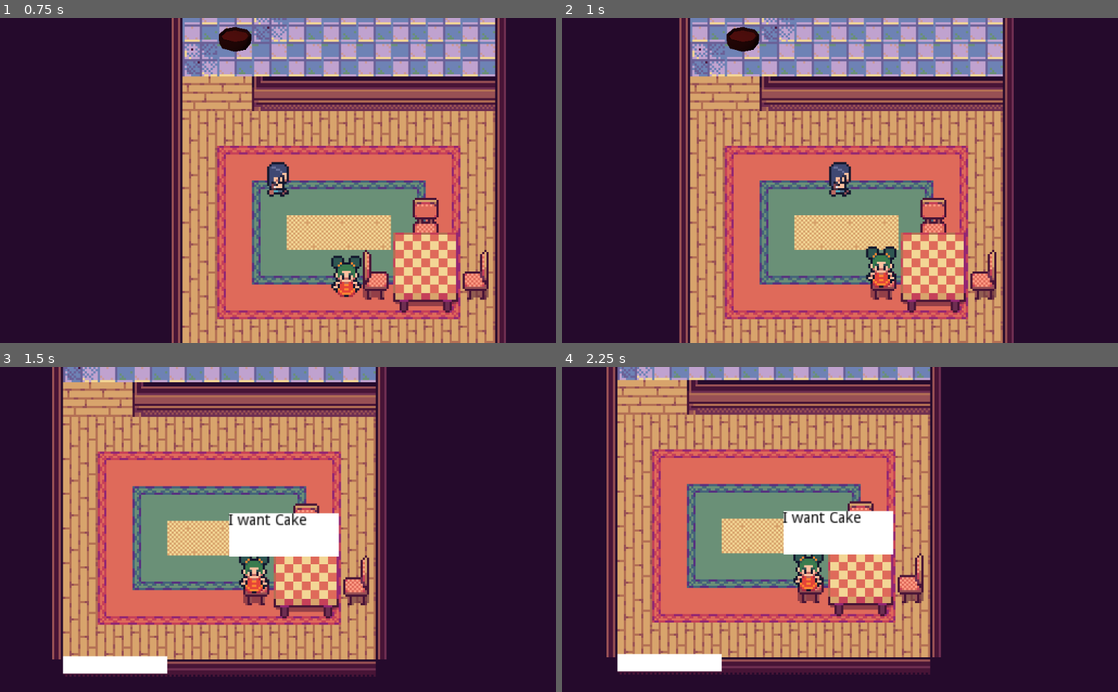
Above: before the commit, frames 1-4 (two rows, left to right).
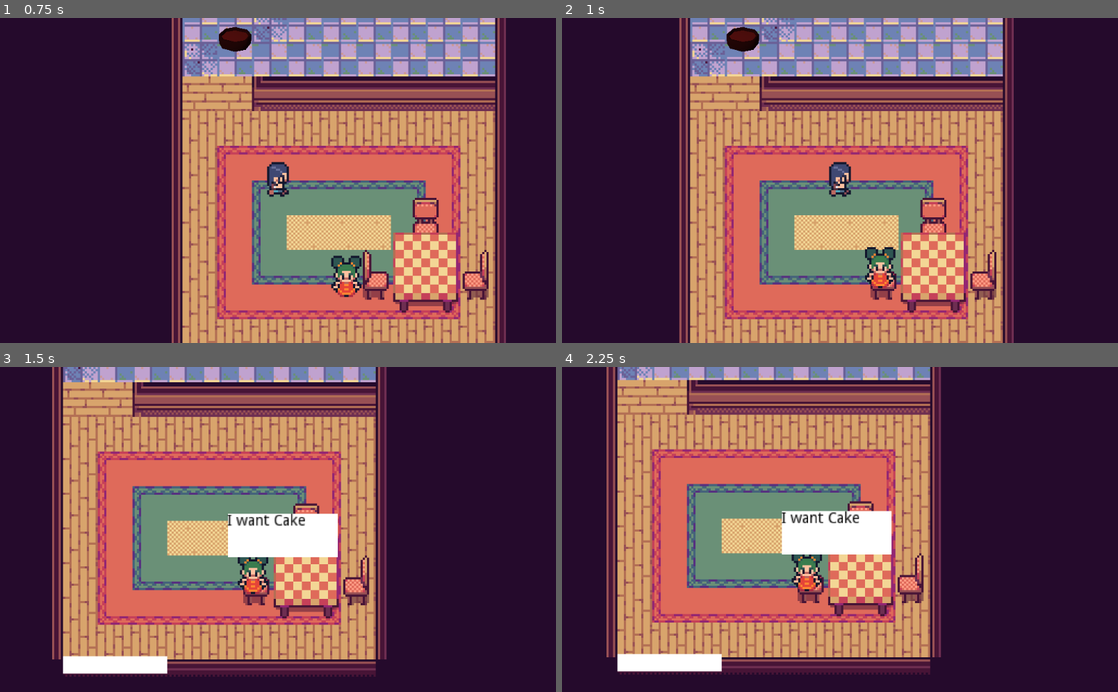
Above: after the commit, the same moments.

Repository: JoeMBlair/cafe_game
Game: Godot game, scene res://main.tscn
Same seed, same stepped clock (60 frames per second), same inputs: the game is played once before the commit and once after it.
Inputs:
- Up to frame 1 (0.75 s): tap Enter (interact) at 0.5 s; hold D (move_right) from 0.53 s (still down); tap M (eat) at 0.6 s
- Up to frame 2 (1 s): keep holding D (move_right); tap Enter (interact) at 0.8 s
- Up to frame 3 (1.5 s): release D (move_right) at 1.28 s; hold S (move_down) from 1.28 s (still down); tap Enter (interact) at 1.35 s
- Up to frame 4 (2.25 s): tap M (eat) at 1.55, 2.1 s; tap Space at 2 s; release S (move_down) at 2.03 s; hold D (move_right) from 2.03 s (still down)

Frame 1 is identical in both runs. In frame 2, 0.3% of the frame differs, in the area x 54-61%, y 70-84%; in frame 3, 0.8%, in the area x 40-61%, y 44-70%; in frame 4, 0.7%.

Commit message:
Refactored customer AI code to be more readable. Added more placeable table locations.

Diff:
--- /dev/null
+++ b/cafe/door/door.gd
@@ -0,0 +1,17 @@
+extends Area2D
+
+onready var scene = load("res://customer/customer.tscn")
+
+func _ready():
+
+	pass
+
+func _process(delta):
+	debug()
+
+
+func debug():
+	if Input.is_action_just_pressed("Debug"):
+		var instance = scene.instance()
+		add_child(instance)
+		instance.global_position = self.global_position
--- /dev/null
+++ b/cafe/door/door.tscn
@@ -0,0 +1,28 @@
+[gd_scene load_steps=3 format=2]
+
+[ext_resource path="res://cafe/door/door.gd" type="Script" id=1]
+
+[sub_resource type="RectangleShape2D" id=1]
+extents = Vector2( 48, 10 )
+
+[node name="Door" type="Area2D" groups=[
+"Door",
+]]
+position = Vector2( 432, 598 )
+script = ExtResource( 1 )
+__meta__ = {
+"_edit_group_": true
+}
+
+[node name="ColorRect" type="ColorRect" parent="."]
+margin_left = -32.0
+margin_top = -57.0
+margin_right = 64.0
+margin_bottom = -41.0
+__meta__ = {
+"_edit_use_anchors_": false
+}
+
+[node name="CollisionShape2D" type="CollisionShape2D" parent="."]
+position = Vector2( 16, -47 )
+shape = SubResource( 1 )
--- a/customer/customer.gd
+++ b/customer/customer.gd
@@ -1,5 +1,6 @@
 extends KinematicBody2D
 
+var state = "idle"
 var chairs
 var seated = false
 var chosen_chair
@@ -18,45 +19,47 @@
 var door
 var at_home = false
 
-# Declare member variables here. Examples:
-# var a = 2
-# var b = "text"
+func debug():
+	if Input.is_action_just_pressed("Debug"):
+		pass
 
 
-# Called when the node enters the scene tree for the first time.
 func _ready():
 	chairs = get_tree().get_nodes_in_group("Chair")
 	choose_chair()
+	state = "goto_chair"
+
 
 func _process(delta):
-	if Input.is_action_just_pressed("Debug"):
-		pass
-	if seated and not ordered:
+	if state == "goto_chair":
+		if goto_location(chosen_chair):
+			state = "seated"
+	elif state == "seated":
 		var bodies = $DetectorPlayer.get_overlapping_bodies()
 		for body in bodies:
 			if body.name == "Table":
 				table = body
 				break
 		order()
-		print(table.name)
-	if not seated:
-		if chosen_chair.in_use != self:
-			choose_chair()
-		goto_seat()
-
-	if ordered:
-		if table.held_item != null and not eaten:
+	elif state == "ordered":
+		if table.held_item != null and not $EatTimer.time_left:
 			if table.held_item.food_name == item_chosen:
-				$SpeechBubble.visible = true
-				$Speech.text = "Thank you!"
-				eaten = true
+				talk("Thank you!")
 				$EatTimer.start()
+				print($EatTimer.paused)
 			else:
+				talk("That's not what I ordered.")
 				$SpeechBubble.visible = true
 				$Speech.text = "That's not what I ordered."
-	if eaten and not at_home:
-		go_home()
+	elif state == "ate":
+			if go_home():
+				self.queue_free()
 
+
+func talk(phrase):
+	$SpeechBubble.visible = true
+	$Speech.visible = true
+	$Speech.text = phrase
 
 func choose_chair():
 	if not chosen_chair:
@@ -71,6 +74,16 @@
 	chosen_chair = closet_chair
 	closet_chair.in_use = self
 
+func goto_location(object):
+	vector2vector = object.global_position - self.global_position
+	direction = vector2vector.normalized()
+	velocity = direction * speed
+	velocity = move_and_slide(velocity)
+	if abs(vector2vector.y) > 1:
+		return false
+	else:
+		return true
+
 
 func goto_seat():
 	if not seated:
@@ -83,15 +96,13 @@
 	randomize()
 	item_chosen = menu[rand_range(0, menu.size())]
 	print(item_chosen)
-	ordered = true
-	pass
+	state = "ordered"
 
 func eat():
-#	yield(get_tree().create_timer(3), "timeout")
 	pick_up(table.remove_item())
 	$AnimationPlayer.play("eat")
 	held_item.get_node("AnimationPlayer").play("eat")
-	eaten = true
+	state = "eaten"
 
 func pick_up(item):
 	if not item:
@@ -108,29 +119,26 @@
 	if not door:
 		seated = false
 		door = get_tree().get_nodes_in_group("Door")
-	vector2vector = door[0].global_position - self.global_position
-	direction = vector2vector.normalized()
-	velocity = direction * speed
-	velocity = move_and_slide(velocity)
+	if not goto_location(door[0]):
+		return false
+	else:
+		return true
 
 
 
 
 
-func _on_DetectorChair_area_entered(area):
-	if area.is_in_group("SitPoint"):
-		seated = true
-		self.global_position = area.global_position
+#func _on_DetectorChair_area_entered(area):
+#	if area.is_in_group("SitPoint"):
+#		state = "seated"
+#		self.global_position = area.global_position
 
 
 func _on_DetectorPlayer_body_entered(body):
 	if body.is_in_group("Player"):
-		if ordered:
-			$SpeechBubble.visible = true
-			$Speech.visible = true
-			$Speech.text = "I want %s" % item_chosen
+		if state == "ordered":
+			talk(String("I want %s" % item_chosen))
 		player_in_range = true
-		print("Player in range: %s" % player_in_range)
 
 
 func _on_DetectorPlayer_body_exited(body):
@@ -138,7 +146,6 @@
 		$SpeechBubble.visible = false
 		$Speech.visible = false
 		player_in_range = false
-		print("Player in range: %s" % player_in_range)
 
 
 func _on_EatTimer_timeout():
@@ -146,10 +153,10 @@
 		eaten = false
 	else:
 		eat()
-	pass # Replace with function body.
 
 
 func _on_AnimationPlayer_animation_finished(anim_name):
 	if anim_name == "eat":
-		pass
+		state = "ate"
+		closet_chair.in_use = false
 	pass # Replace with function body.
--- a/furniture/table/table.gd
+++ b/furniture/table/table.gd
@@ -2,44 +2,56 @@
 
 var type = "Interactable"
 var held_item = null
-
-# Declare member variables here. Examples:
-# var a = 2
-# var b = "text"
+var held_items = [null, null, null, null]
+var food_spots = []
+var chosen_spot
+var spots = {}
 
 
-# Called when the node enters the scene tree for the first time.
 func _ready():
-	pass # Replace with function body.
+
+	food_spots = get_tree().get_nodes_in_group("FoodSpot")
+	for spot in food_spots:
+		spots[spot] = {"node": spot, "In Use": false}
+	print(spots.values())
+	print(spots.keys())
 
 func _process(delta):
 	if Input.is_action_just_pressed("Debug"):
 		print("Table - Held item: %s" % held_item)
 
 func use(player):
+	chosen_spot = nearest_food_spot(player)
 	if player.held_item != null:
-		if not held_item:
+		if not spots[chosen_spot]["In Use"]:
 			if player.held_item.is_in_group("Food"):
 				held_item = player.remove_item()
 				pick_up(held_item)
 	elif held_item and player.held_item == null:
+		spots[chosen_spot]["In Use"] = false
 		player.pick_up(remove_item())
 
 func pick_up(item):
 	item.held = true
 	item.player = self
-	item.hand = get_node("Detector")
+	item.hand = chosen_spot
 	held_item = item
+	spots[chosen_spot]["In Use"] = true
+
 
 func remove_item():
 	var item = held_item
 	item.held = false
 	item.hand = null
 	held_item = null
+	spots[chosen_spot]["In Use"] = false
 	return item
 
-#	var give_item = held_item
-#	held_item.held = false
-#	held_item.hand = null
-#	held_item = null
-#	return give_item
+func nearest_food_spot(player):
+	var nearest_spot = food_spots[0]
+	for spot in food_spots:
+		var distance_to_spot = player.global_position.distance_to(spot.global_position)
+		var distance_to_nearest_spot = player.global_position.distance_to(nearest_spot.global_position)
+		if distance_to_spot < distance_to_nearest_spot:
+			nearest_spot = spot
+	return nearest_spot
--- a/furniture/table/table.tscn
+++ b/furniture/table/table.tscn
@@ -15,13 +15,13 @@
 extents = Vector2( 30, 32.1622 )
 
 [sub_resource type="RectangleShape2D" id=3]
-extents = Vector2( 43.2439, 47.2921 )
+extents = Vector2( 5.67497, 30.6506 )
+
+[sub_resource type="CircleShape2D" id=4]
+radius = 5.5832
 
 [node name="Table" type="StaticBody2D"]
 script = ExtResource( 2 )
-__meta__ = {
-"_edit_group_": true
-}
 
 [node name="AnimatedSprite" type="AnimatedSprite" parent="."]
 scale = Vector2( 2, 2 )
@@ -31,12 +31,74 @@
 position = Vector2( 0, 10 )
 shape = SubResource( 2 )
 
-[node name="Detector" type="Area2D" parent="." groups=[
+[node name="DetectorLeft" type="Area2D" parent="." groups=[
 "Interactable",
 ]]
-visible = false
-position = Vector2( 0, -8 )
+position = Vector2( -37, -8 )
 
-[node name="CollisionShape2D" type="CollisionShape2D" parent="Detector"]
-position = Vector2( 0, 6 )
+[node name="CollisionShape2D" type="CollisionShape2D" parent="DetectorLeft"]
+position = Vector2( 0, 8 )
 shape = SubResource( 3 )
+
+[node name="DetectorTop" type="Area2D" parent="." groups=[
+"Interactable",
+]]
+position = Vector2( 8, -33 )
+rotation = 1.5708
+
+[node name="CollisionShape2D" type="CollisionShape2D" parent="DetectorTop"]
+position = Vector2( 0, 8 )
+shape = SubResource( 3 )
+
+[node name="DetectorBottom" type="Area2D" parent="." groups=[
+"Interactable",
+]]
+position = Vector2( 8, 39 )
+rotation = 1.5708
+
+[node name="CollisionShape2D" type="CollisionShape2D" parent="DetectorBottom"]
+position = Vector2( 0, 8 )
+shape = SubResource( 3 )
+
+[node name="DetectorRight" type="Area2D" parent="." groups=[
+"Interactable",
+]]
+position = Vector2( 37, -8 )
+
+[node name="CollisionShape2D" type="CollisionShape2D" parent="DetectorRight"]
+position = Vector2( 0, 8 )
+shape = SubResource( 3 )
+
+[node name="FoodSpots" type="Node2D" parent="."]
+
+[node name="FoodStopLeft" type="Area2D" parent="FoodSpots" groups=[
+"FoodSpot",
+]]
+position = Vector2( -20, 0 )
+
+[node name="CollisionShape2D" type="CollisionShape2D" parent="FoodSpots/FoodStopLeft"]
+shape = SubResource( 4 )
+
+[node name="FoodSpotTop" type="Area2D" parent="FoodSpots" groups=[
+"FoodSpot",
+]]
+position = Vector2( 0, -24 )
+
+[node name="CollisionShape2D" type="CollisionShape2D" parent="FoodSpots/FoodSpotTop"]
+shape = SubResource( 4 )
+
+[node name="FoodSpotBottom" type="Area2D" parent="FoodSpots" groups=[
+"FoodSpot",
+]]
+position = Vector2( 0, 23 )
+
+[node name="CollisionShape2D" type="CollisionShape2D" parent="FoodSpots/FoodSpotBottom"]
+shape = SubResource( 4 )
+
+[node name="FoodSpotRight" type="Area2D" parent="FoodSpots" groups=[
+"FoodSpot",
+]]
+position = Vector2( 20, 0 )
+
+[node name="CollisionShape2D" type="CollisionShape2D" parent="FoodSpots/FoodSpotRight"]
+shape = SubResource( 4 )
--- a/main.gd
+++ b/main.gd
@@ -2,3 +2,11 @@
 
 func _ready():
 	OS.set_window_position(Vector2())
+
+func _process(delta):
+	debug()
+
+
+func debug():
+	if Input.is_action_just_pressed("Debug"):
+		var scene = load("res://customer/customer.tscn")
--- a/main.tscn
+++ b/main.tscn
@@ -10,9 +10,7 @@
 [ext_resource path="res://furniture/cooker/cooker.tscn" type="PackedScene" id=8]
 [ext_resource path="res://food/cake/cake.tscn" type="PackedScene" id=9]
 [ext_resource path="res://customer/customer.tscn" type="PackedScene" id=10]
-
-[sub_resource type="RectangleShape2D" id=1]
-extents = Vector2( 48, 10 )
+[ext_resource path="res://cafe/door/door.tscn" type="PackedScene" id=11]
 
 [node name="Main" type="Node2D"]
 script = ExtResource( 3 )
@@ -92,23 +90,4 @@
 [node name="Cake2" parent="." instance=ExtResource( 9 )]
 position = Vector2( 416, 144 )
 
-[node name="Door" type="Area2D" parent="." groups=[
-"Door",
-]]
-position = Vector2( 432, 598 )
-__meta__ = {
-"_edit_group_": true
-}
-
-[node name="ColorRect" type="ColorRect" parent="Door"]
-margin_left = -32.0
-margin_top = -57.0
-margin_right = 64.0
-margin_bottom = -41.0
-__meta__ = {
-"_edit_use_anchors_": false
-}
-
-[node name="CollisionShape2D" type="CollisionShape2D" parent="Door"]
-position = Vector2( 16, -47 )
-shape = SubResource( 1 )
+[node name="Door" parent="." instance=ExtResource( 11 )]
--- a/player/player.gd
+++ b/player/player.gd
@@ -78,11 +78,6 @@
 			closest_action.use(self)
 		elif closest_action.type == "PickUp" and held_item == null:
 			pick_up(closest_action)
-#			closest_action.held = true
-#			closest_action.hand = get_node("Hand")
-#			closest_action.player = self
-#			held_item = closest_action
-#			actions.erase(closest_action)
 
 
 func debug():
@@ -120,7 +115,6 @@
 			actions.append(area)
 		else:
 			actions.append(area.get_parent())
-		print(actions)
 
 
 func _on_DetectorRadius_area_exited(area):
@@ -129,4 +123,3 @@
 			actions.erase(area)
 		else:
 			actions.erase(area.get_parent())
-		print(actions)
Not shown: 1 places in furniture/table/table.tscn that only renumber resources
